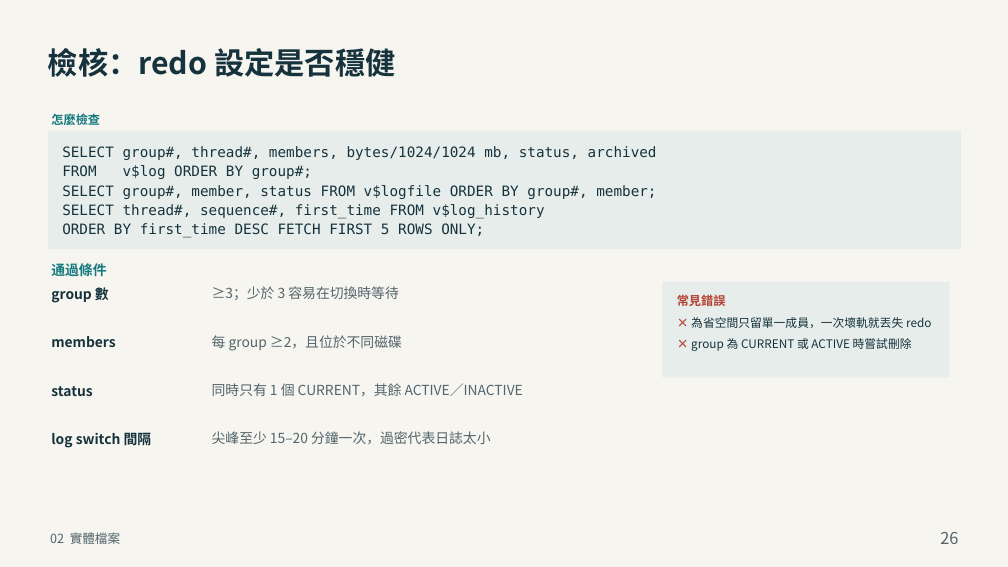
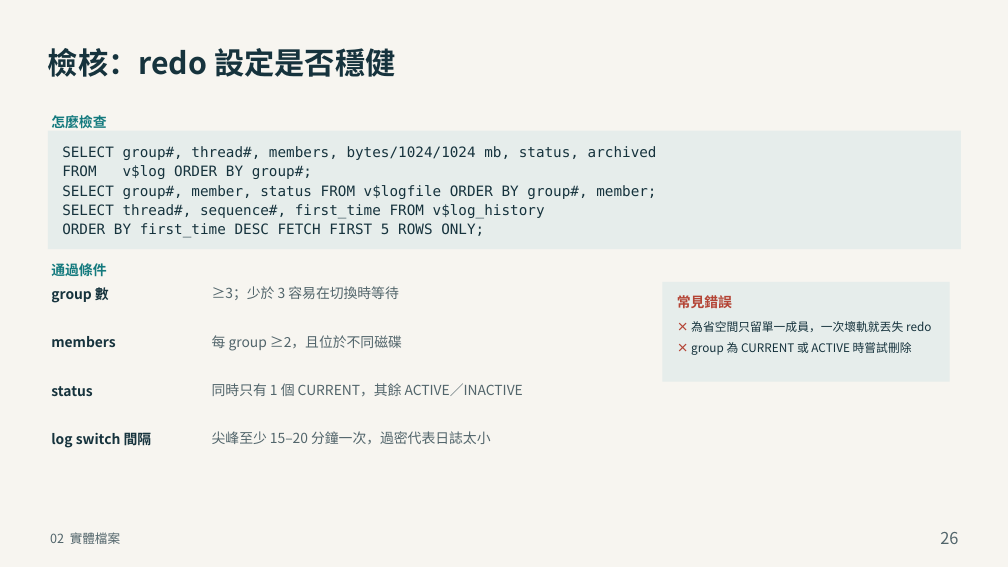
Before and after one commit to YouAreTheBlueSky/Oracle-DBA-Training-Docs, a slide deck: slide 26 of deliver_beginner/02_Oracle_DBA_建置與日常管理.pptx. Drawn at 1008x567 pixels with LibreOffice and Linux fonts; fonts in the diff are those of the drawing. Boxes give left, top, right and bottom in pixels: in the first picture for what was removed or moved away, otherwise in the second. Text is boxed around its words. In the diff, an @@ line names an element or a change of style, - is before the commit and + after.

Commit message:
檢核頁三個小標統一 16.5pt；第 5 章 p14 縮短長句回到 16.5
怎麼檢查／通過條件／常見錯誤原本 14.5、比內容小，現在統一 16.5 粗體，與條件內文同級。常見錯誤面板內距同步放大以免標題壓到條目。ch05 p14 的稽核條件改寫為「success=記錄、failure=不記錄」，全頁恢復 16.5（原本被壓到 15.4）。

全系列 73 頁檢核頁：小標 16.5、條件內文 16.5，沒有任何一頁低於 16pt。

```diff
--- a/deliver_beginner/02_Oracle_DBA_建置與日常管理.pptx
+++ b/deliver_beginner/02_Oracle_DBA_建置與日常管理.pptx
@@ text "怎麼檢查" at [51,113,106,131]: size 14.5 to 16.5 pt; line spacing 20.6pt to 23.4pt @@
@@ rectangle: place and size @@
-rectangle at [662,282,949,377]
+rectangle at [662,282,949,382]
@@ text "常見錯誤" at [677,293,732,311]: size 14.5 to 16.5 pt; line spacing 20.6pt to 23.4pt @@
@@ text "× 為省空間只留單一成員，一次壞軌就丟失 redo": place and size @@
-text "× 為省空間只留單一成員，一次壞軌就丟失 redo" at [691,317,931,351]
+text "× 為省空間只留單一成員，一次壞軌就丟失 redo" at [691,321,931,355]
```
Also in this commit, not shown: 13 other slides changed, 22 other files.
